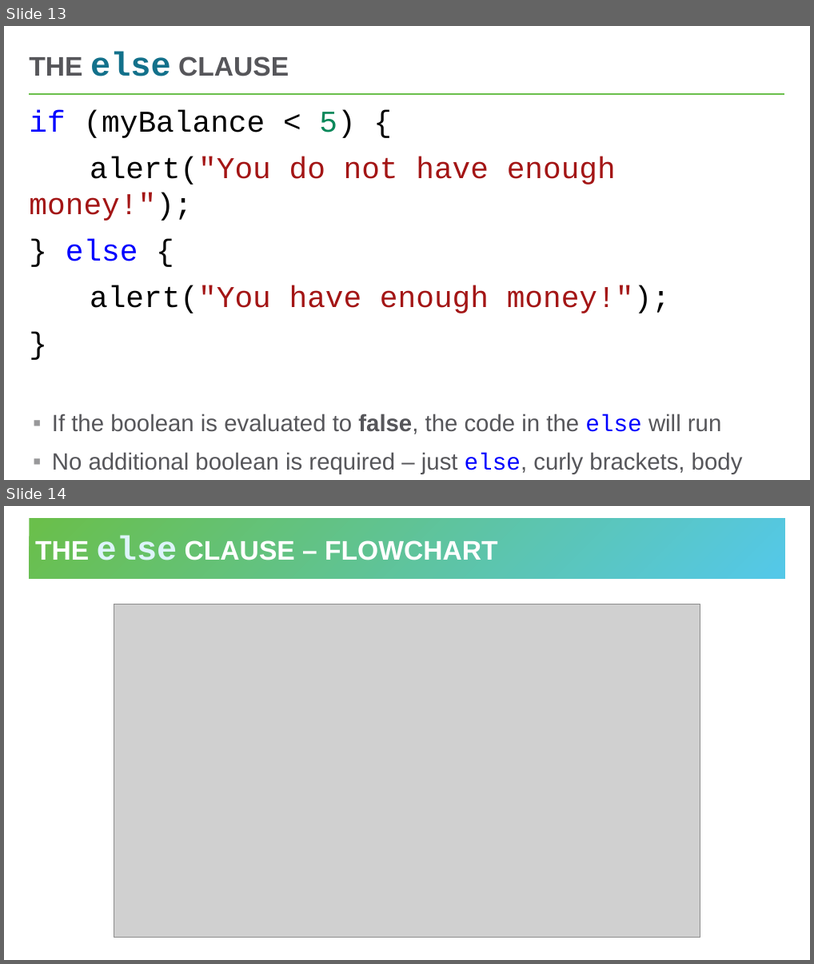
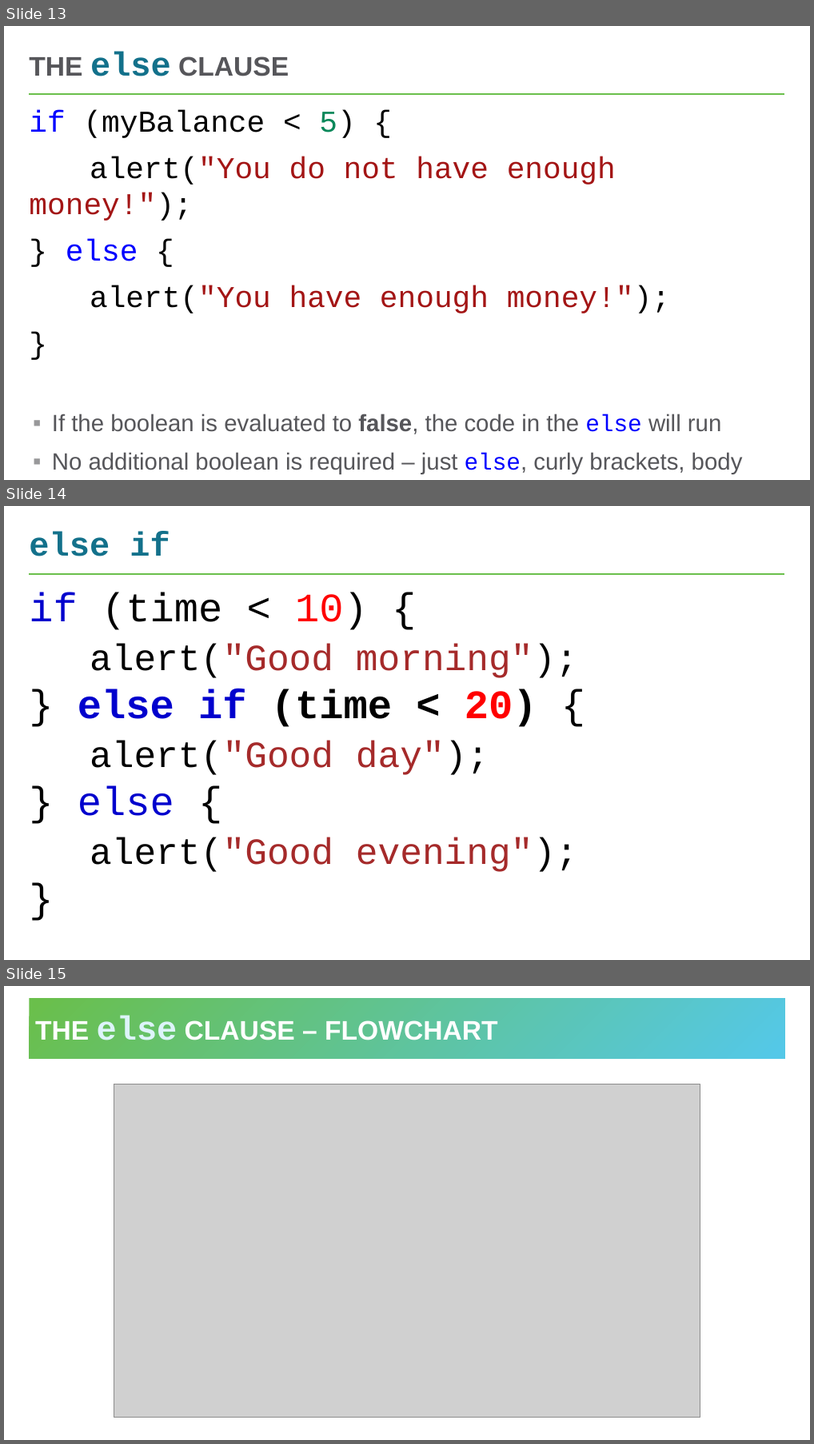
Before and after one commit to hytechclub/web-102, a slide deck: Conditionals/Conditionals.pptx. Shown one above the other, each under a label of ours: slides 13 and 14 before the commit, slides 13, 14 and 15 after it. The pictures are 814x964 and 814x1444 pixels, drawn with LibreOffice and Linux fonts; fonts in the diff are those of the drawing; grey boxes stand for pictures. Boxes give left, top, right and bottom in pixels: in the first picture for what was removed or moved away, otherwise in the second. Text is boxed around its words. In the diff, an @@ line names an element or a change of style, - is before the commit and + after.

Commit message:
add else if to conditionals ppt

```diff
--- a/Conditionals/Conditionals.pptx
+++ b/Conditionals/Conditionals.pptx
@@ slide 14 added at [4,506,810,960], background #FFFFFF; not listed: 1 template element that a slide beside it also shows @@
@@ title added at [29,532,170,556], 40 pt, text #13718B, bold @@
+else if
@@ text added at [29,592,578,872], 44 pt, text #000000 @@
+if (time < 10) {
+alert("Good morning");
+} else if (time < 20) {
+alert("Good day");
+} else {
+alert("Good evening");
+}
@@ what was slide 14 is now slide 15 @@
```
